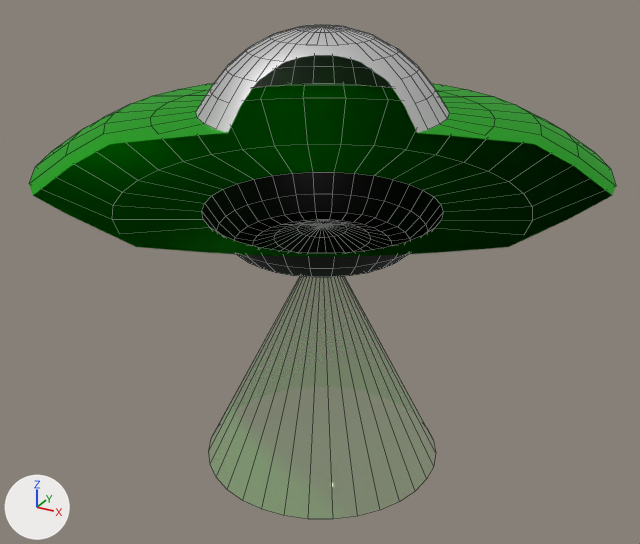
Before and after pictures for a commit that changed the Blender file Assets/Models/Bosses/UFO Grabber/UFO.blend.
Both versions are drawn from a 50 mm camera at (3.17, -5.8, 1.95) aimed at (0.01, -0.05, -0.92). Lighting does not change. The marker at lower left points along +X, +Y and +Z. Mesh edges are drawn as thin lines. Everything nearer to the camera than a plane just in front of the edit is cut away.

Objects in the first picture: 'Cone', 'UFO'.
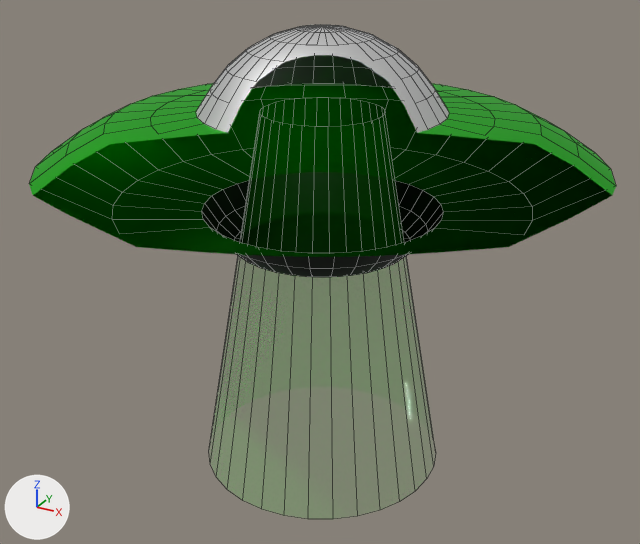
What differs and where, as boxes [x1, y1, x2, y2] in the pictures (640 x 544 px):
'Cone', reshaped
    before: [209, 276, 436, 519]
    after: [209, 97, 436, 519]

Edits to the bpy script that builds the scene:
```text
Change me_cone:
    used by ob_cone; parent = ob_ufo; location = (0.0, 0.0, -0.622)
    remove me_cone.from_pydata(...)  # 33 vertices, 32 faces; spans x -1.0..1.0, y -1.0..1.0, z -2.0..0.0
    add me_cone.from_pydata(...)  # 64 vertices, 32 faces; spans x -1.0..1.0, y -1.0..1.0, z -2.0..1.0
    me_cone part 1
    1 vertex is removed from x 0.0, y 0.0, z 0.0
    32 faces are deleted
    32 vertices are added at x -0.47..0.47, y -0.47..0.47, z 1.0
    32 new faces join them
```
